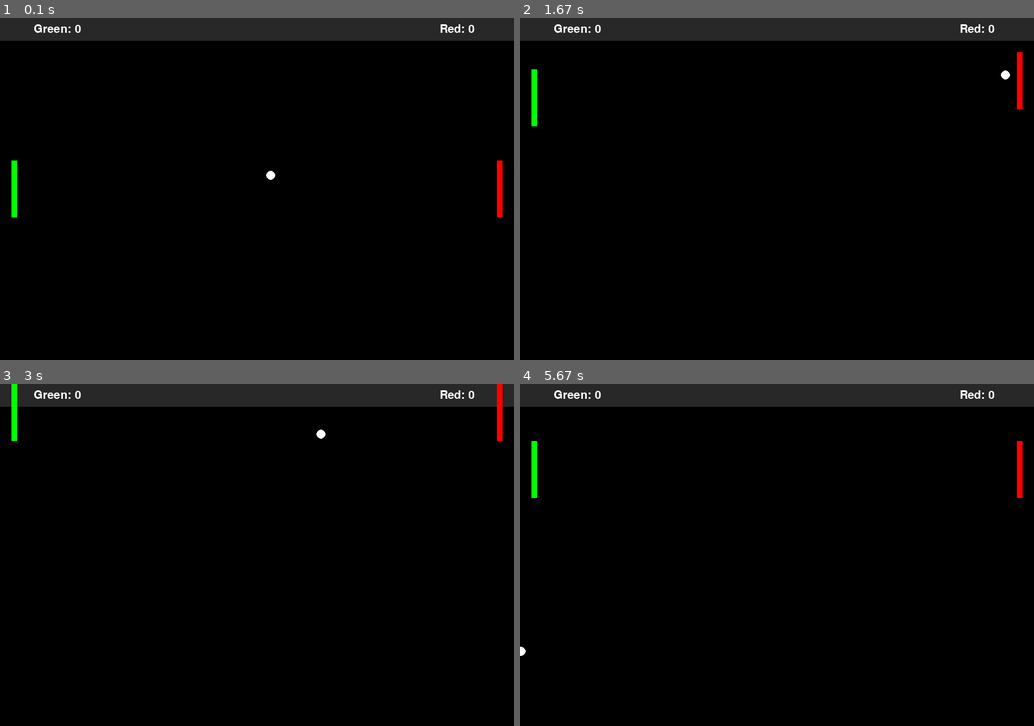
Above: before the commit, frames 1-4 (two rows, left to right).
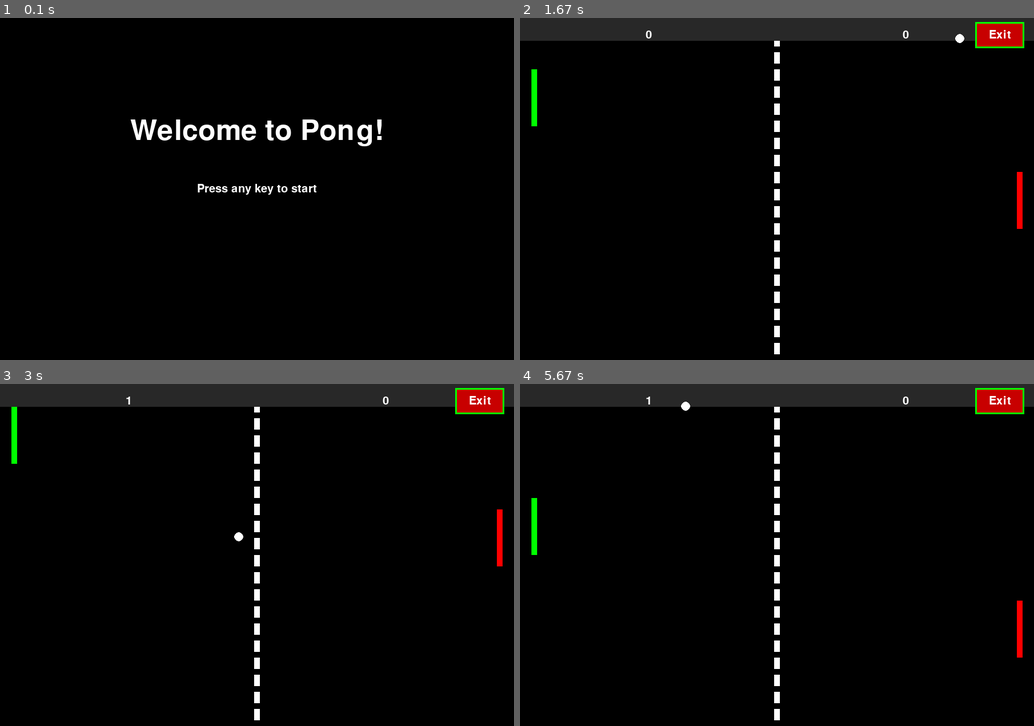
Above: after the commit, the same moments.

Repository: abhisakh/Board_game_pygame
Game: pygame game, started from main.py
Same seed, same stepped clock (60 frames per second), same inputs: the game is played once before the commit and once after it.
Inputs:
- Up to frame 1 (0.1 s): no input
- Up to frame 2 (1.67 s): hold Up 0.33-0.8 s; hold Down 0.83-1.13 s; hold Up 1.17-1.53 s; hold W 1.17-1.53 s; hold Down from 1.57 s (still down); hold S from 1.57 s (still down)
- Up to frame 3 (3 s): release Down at 1.93 s; release S at 1.93 s; hold Up 1.97-2.27 s; hold W 1.97-2.27 s; hold Up from 2.63 s (still down); hold W from 2.63 s (still down)
- Up to frame 4 (5.67 s): release Up at 3 s; release W at 3 s; hold Down 3.03-3.4 s; hold S 3.03-3.4 s; hold Up 3.43-3.73 s; hold W 3.43-3.73 s; hold Down 3.77-4.07 s; hold S 3.77-4.07 s; hold Up 4.1-4.47 s; hold W 4.1-4.47 s; hold Down 4.5-4.87 s; hold S 4.5-4.87 s; hold Up 4.9-5.2 s; hold W 4.9-5.2 s; hold Down 5.23-5.53 s; hold S 5.23-5.53 s; hold Up from 5.57 s (still down); hold W from 5.57 s (still down)

The runs differ from the first frame. In frame 1, 8.7% of the frame differs, in the area x 0-100%, y 0-59%; in frame 2, 2.0%; in frame 3, 2.1%; in frame 4, 2.4%.

Commit message:
feat: Add start and restart screens with instructions and game controls
- Implemented a start screen that waits for user input before launching the game.
- Added a restart screen showing final scores and options to restart or quit.
- Improved game flow for better user experience.

Diff:
--- a/main.py
+++ b/main.py
@@ -143,7 +143,7 @@
         Ball movement speed.
     color : tuple[int, int, int]
         RGB color of the ball.
-    x_fac, y_fac : int
+    x_fac, y_fac : float
         Direction factors for movement along axes.
     """
 
@@ -154,14 +154,14 @@
         self.radius = radius
         self.speed = speed * 0.5
         self.color = color
-        self.x_fac = 1
-        self.y_fac = -1
+        self.x_fac = 1.0
+        self.y_fac = -1.0
         self.first_time = True
 
     def display(self):
         """Draw the ball on the screen."""
-        self.ball = pygame.draw.circle(
-            screen, self.color, (self.pos_x, self.pos_y), self.radius
+        pygame.draw.circle(
+            screen, self.color, (int(self.pos_x), int(self.pos_y)), self.radius
         )
 
     def update(self):
@@ -177,14 +177,14 @@
         self.pos_y += self.speed * self.y_fac
 
         # Reflect from top or bottom
-        if self.pos_y <= 0 or self.pos_y >= HEIGHT:
+        if self.pos_y - self.radius <= 0 or self.pos_y + self.radius >= HEIGHT:
             self.y_fac *= -1
 
         # Score detection
-        if self.pos_x <= 0 and self.first_time:
+        if self.pos_x - self.radius <= 0 and self.first_time:
             self.first_time = False
             return 1  # Right player scores
-        elif self.pos_x >= WIDTH and self.first_time:
+        elif self.pos_x + self.radius >= WIDTH and self.first_time:
             self.first_time = False
             return -1  # Left player scores
         return 0
@@ -194,6 +194,7 @@
         self.pos_x = WIDTH // 2
         self.pos_y = HEIGHT // 2
         self.x_fac *= -1
+        self.y_fac = -1 if self.y_fac > 0 else 1
         self.first_time = True
 
     def hit(self, paddle):
@@ -205,17 +206,103 @@
         paddle : Striker
             The paddle the ball has collided with.
         """
-        # Slight angle variation based on where it hit the paddle
-        offset = (self.pos_y - paddle.pos_y) / paddle.height - 0.5
-        self.y_fac = offset * 2
-        self.x_fac *= -1
+        # Calculate where on paddle the ball hit (-0.5 to 0.5)
+        offset = ((self.pos_y - paddle.pos_y) / paddle.height) - 0.5
+        self.y_fac = offset * 2  # vary vertical speed
+        self.x_fac *= -1  # reverse horizontal direction
 
     def get_rect(self):
         """Return the current ball rectangle."""
         return pygame.Rect(
-            self.pos_x - self.radius, self.pos_y - self.radius,
-            2 * self.radius, 2 * self.radius
+            int(self.pos_x) - self.radius,
+            int(self.pos_y) - self.radius,
+            2 * self.radius,
+            2 * self.radius,
         )
+
+
+# ---------- START SCREEN ------------------------
+def start_screen():
+    """Display a welcome screen until a key is pressed."""
+    screen.fill(BLACK)
+    title_font = pygame.font.Font('freesansbold.ttf', 50)
+    title_text = title_font.render("Welcome to Pong!", True, WHITE)
+    instruction_text = font20.render("Press any key to start", True, WHITE)
+
+    title_rect = title_text.get_rect(center=(WIDTH // 2, HEIGHT // 3))
+    instruction_rect = instruction_text.get_rect(center=(WIDTH // 2, HEIGHT // 2))
+
+    screen.blit(title_text, title_rect)
+    screen.blit(instruction_text, instruction_rect)
+    pygame.display.update()
+
+    waiting = True
+    while waiting:
+        for event in pygame.event.get():
+            if event.type == pygame.QUIT:
+                pygame.quit()
+                exit()
+            elif event.type == pygame.KEYDOWN:
+                waiting = False
+
+
+# --------- EXIT BUTTON ---------------------------------
+def draw_exit_button(screen, running):
+    """
+    Draw an always-active Exit button on the screen.
+    Check for mouse click on the button to quit the game.
+
+    Parameters
+    ----------
+    screen : pygame.Surface
+        The main game screen to draw the button on.
+    running : bool
+        The current game loop state; returns False if exit clicked.
+
+    Returns
+    -------
+    bool
+        Updated running state (False if exit clicked, else unchanged).
+    """
+
+    # Button properties
+    width, height = screen.get_size()
+    exit_button_rect = pygame.Rect(width - 100, 10, 80, 40)  # Position & size
+    button_color = (200, 0, 0)
+    button_hover_color = (255, 0, 0)
+    button_text_color = (255, 255, 255)
+    font = pygame.font.Font(None, 30)
+
+    mouse_pos = pygame.mouse.get_pos()
+    mouse_clicked = pygame.mouse.get_pressed()[0]
+
+    # Change color on hover and check click
+    if exit_button_rect.collidepoint(mouse_pos):
+        color = button_hover_color
+        if mouse_clicked:
+            running = False
+    else:
+        color = button_color
+
+    # Draw button rectangle and text
+    pygame.draw.rect(screen, color, exit_button_rect)
+    text_surface = font.render("Exit", True, button_text_color)
+    text_rect = text_surface.get_rect(center=exit_button_rect.center)
+    screen.blit(text_surface, text_rect)
+
+        # Draw outer border
+    border_color = (0, 255, 0)  # Green
+    border_thickness = 3
+    border_rect = exit_button_rect.inflate(border_thickness * 2, border_thickness * 2)
+    pygame.draw.rect(screen, border_color, border_rect)
+
+    # Draw button rectangle and text
+    pygame.draw.rect(screen, color, exit_button_rect)
+    text_surface = font.render("Exit", True, button_text_color)
+    text_rect = text_surface.get_rect(center=exit_button_rect.center)
+    screen.blit(text_surface, text_rect)
+
+    return running
 
 
 # ------------------------------------------------------------
@@ -235,9 +322,15 @@
     green_score, red_score = 0, 0
     green_y_fac, red_y_fac = 0, 0
 
+    start_screen()
+
     # Game loop
     while running:
         screen.fill(BLACK)
+
+        # Draw center dividing line
+        for y in range(0, HEIGHT, 30):
+            pygame.draw.rect(screen, WHITE, (WIDTH // 2 - 5, y, 10, 20))
 
         # Event handling
         for event in pygame.event.get():
@@ -282,7 +375,7 @@
             pygame.time.wait(700)
             ball.reset()
 
-        # Draw score banner
+        # Draw score banner background
         pygame.draw.rect(screen, GREY, (0, 0, WIDTH, 40))
 
         # Draw game objects
@@ -290,9 +383,18 @@
         red_player.display()
         ball.display()
 
-        # Display scores
-        green_player.display_score("Green: ", green_score, 100, 20, WHITE)
-        red_player.display_score("Red: ", red_score, WIDTH - 100, 20, WHITE)
+        # Display scores bigger and centered at top
+        green_score_text = font20.render(str(green_score), True, WHITE)
+        red_score_text = font20.render(str(red_score), True, WHITE)
+
+        green_rect = green_score_text.get_rect(center=(WIDTH // 4, 30))
+        red_rect = red_score_text.get_rect(center=(3 * WIDTH // 4, 30))
+
+        screen.blit(green_score_text, green_rect)
+        screen.blit(red_score_text, red_rect)
+
+        # Draw exit button last so it's on top and always visible
+        running = draw_exit_button(screen, running)
 
         pygame.display.update()
         clock.tick(FPS)
